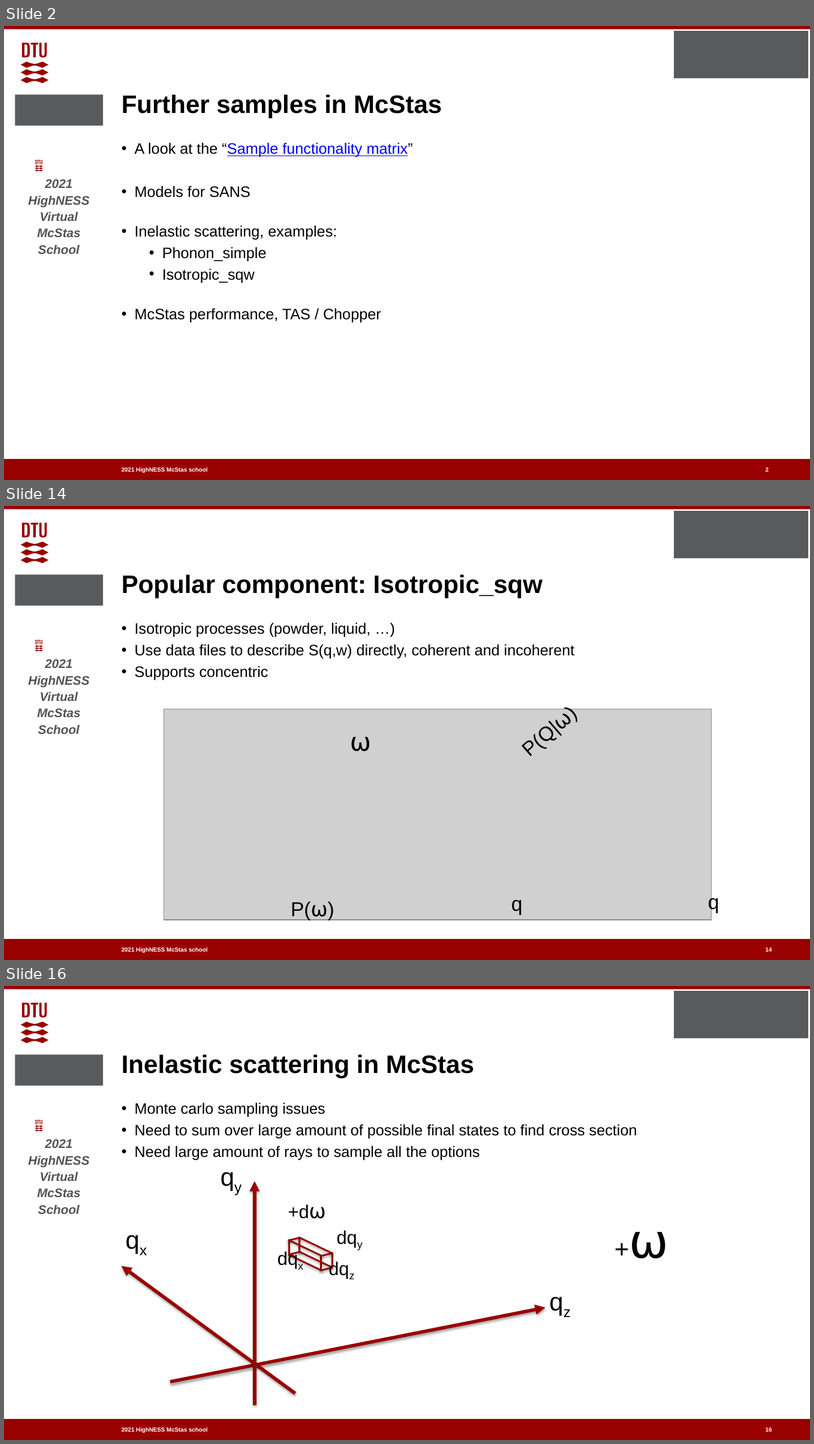
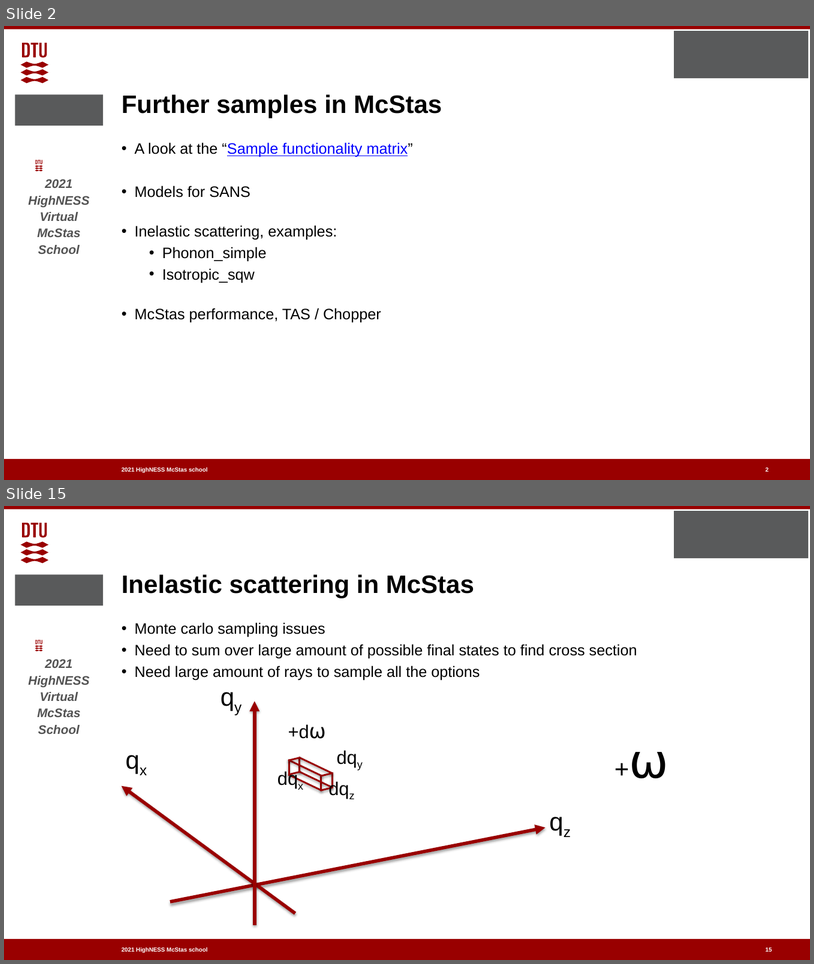
Before and after one commit to McStasMcXtrace/Schools, a slide deck: ESS_May_2021/Thursday_May_6th/2_Samples_II/More_samples.pptx. Shown one above the other, each under a label of ours: slides 2, 14 and 16 before the commit, slides 2 and 15 after it; the slides between them are not shown. The pictures are 814x1444 and 814x964 pixels, drawn with LibreOffice and Linux fonts; fonts in the diff are those of the drawing; grey boxes stand for pictures; background and template pictures are left out. Boxes give left, top, right and bottom in pixels: in the first picture for what was removed or moved away, otherwise in the second. Text is boxed around its words. In the diff, an @@ line names an element or a change of style, - is before the commit and + after.

```diff
--- a/ESS_May_2021/Thursday_May_6th/2_Samples_II/More_samples.pptx
+++ b/ESS_May_2021/Thursday_May_6th/2_Samples_II/More_samples.pptx
@@ slide 14 removed at (x1=4, y1=506, x2=810, y2=960), background #FFFFFF; not listed: 8 template elements that a slide beside it also shows @@
@@ title removed at (x1=122, y1=574, x2=543, y2=598) @@
-Popular component: Isotropic_sqw
@@ text removed at (x1=135, y1=622, x2=575, y2=681) @@
-• Isotropic processes (powder, liquid, …)
-• Use data files to describe S(q,w) directly, coherent and incoherent
-• Supports concentric
@@ picture removed at (x1=164, y1=709, x2=712, y2=920) @@
@@ text removed at (x1=350, y1=726, x2=399, y2=756) @@
-⍵
@@ text removed at (x1=530, y1=741, x2=540, y2=756) @@
-P(Q|⍵)
@@ text removed at (x1=291, y1=901, x2=311, y2=921) @@
-P(⍵)
@@ text removed at (x1=512, y1=900, x2=523, y2=915) @@
-q
@@ text removed at (x1=708, y1=893, x2=720, y2=913) @@
-q
@@ page number removed at (x1=766, y1=948, x2=773, y2=952) @@
-14
@@ what was slide 16 is now slide 15 @@
```
Also in this commit, not shown: 8 slides changed, 6 slides added, 6 other slides removed, 2 other files.
